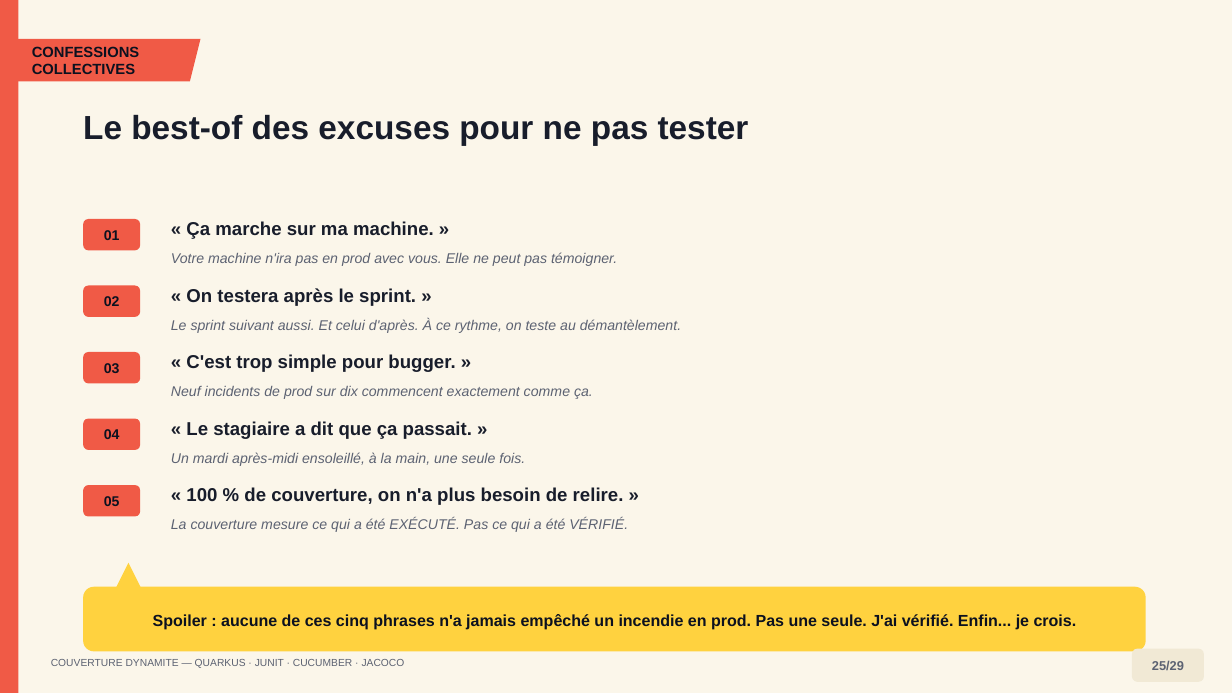
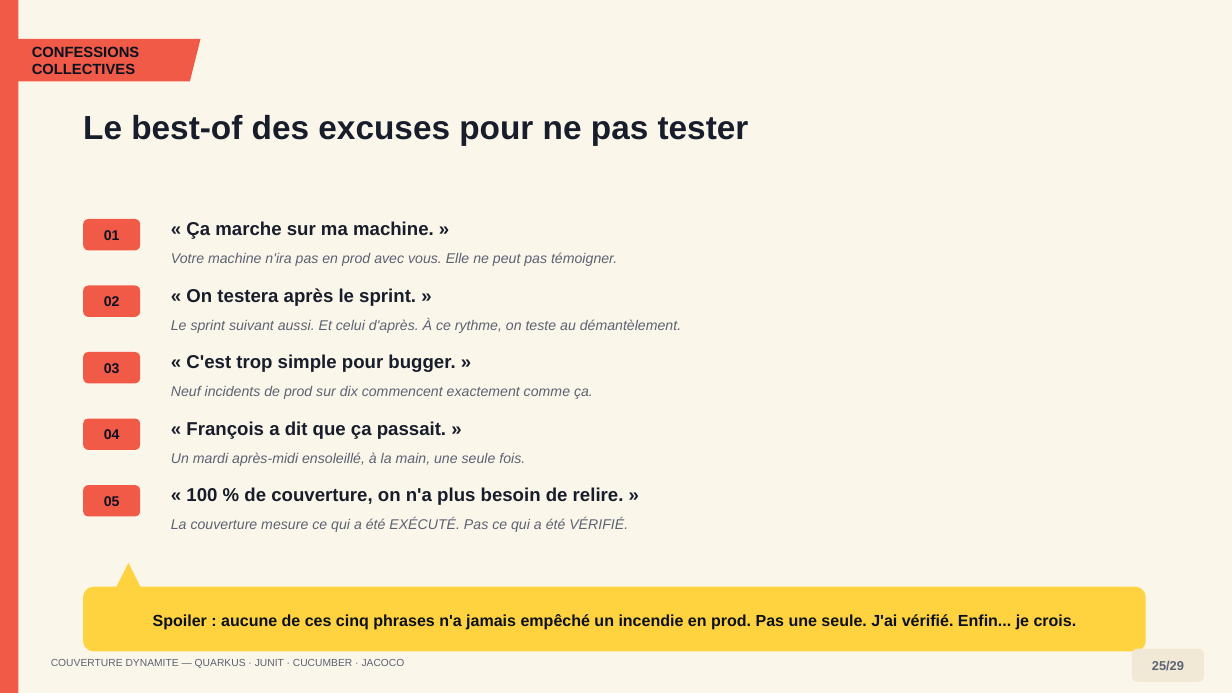
Before and after one commit to sidevconcept/couverture-junit-cucumber-jacoco, a slide deck: slide 25 of presentation/couverture-code-conference-dynamite.pptx. Drawn at 1232x693 pixels with LibreOffice and Linux fonts; fonts in the diff are those of the drawing. Boxes give left, top, right and bottom in pixels: in the first picture for what was removed or moved away, otherwise in the second. Text is boxed around its words. In the diff, an @@ line names an element or a change of style, - is before the commit and + after.

```diff
--- a/presentation/couverture-code-conference-dynamite.pptx
+++ b/presentation/couverture-code-conference-dynamite.pptx
@@ text at <box>186,421,446,439</box>: text changed @@
-« Le stagiaire a dit que ça passait. »
+« François a dit que ça passait. »
```
Also in this commit, not shown: 2 other slides changed, 1 slide removed, 1 other file.
